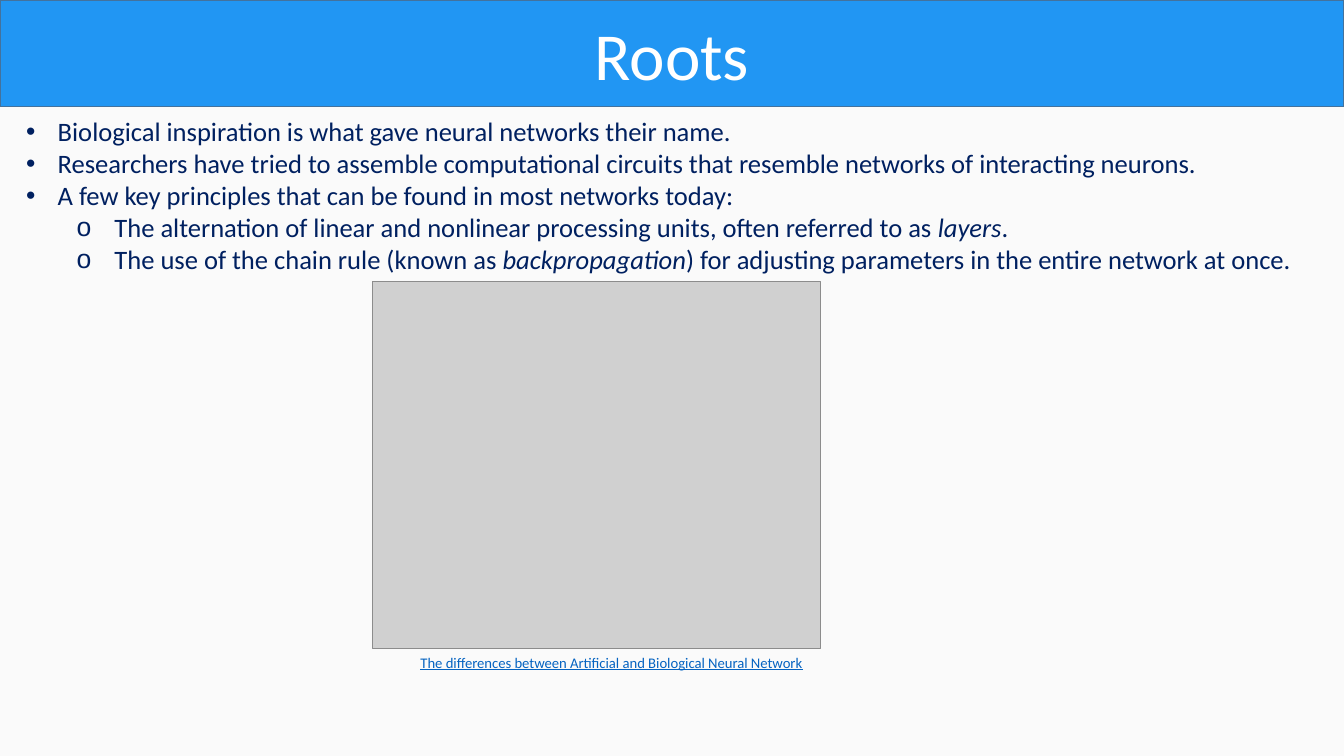
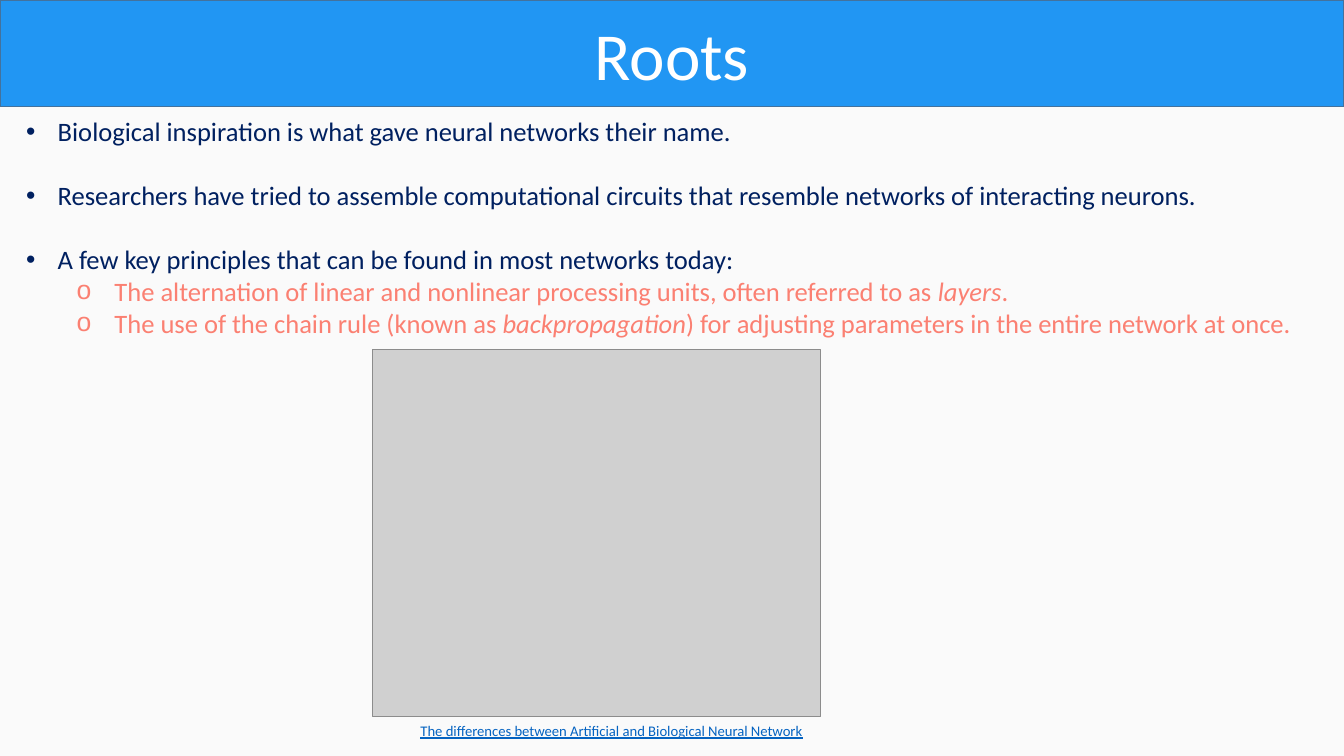
Before and after one commit to OmarAlmighty/D2L-Slides, a slide deck: slide 58 of D2L CH1.pptx. Drawn at 1344x756 pixels with LibreOffice and Linux fonts; fonts in the diff are those of the drawing; grey boxes stand for pictures. Boxes give left, top, right and bottom in pixels: in the first picture for what was removed or moved away, otherwise in the second. Text is boxed around its words. In the diff, an @@ line names an element or a change of style, - is before the commit and + after.

```diff
--- a/D2L CH1.pptx
+++ b/D2L CH1.pptx
@@ text at <box>114,282,1290,338</box>: text colour #002060 to #FB8072 in "The alternation of linear and nonlinear processing ...", "The use of the chain rule (known ..." @@
@@ picture: place and size @@
-picture at <box>372,282,821,649</box>
+picture at <box>372,350,821,717</box>
@@ text "The differences between Artificial and ...": place and size @@
-text "The differences between Artificial and ..." at <box>420,657,802,671</box>
+text "The differences between Artificial and ..." at <box>420,725,802,739</box>
```
Also in this commit, not shown: 34 other slides changed, 5 other files.
